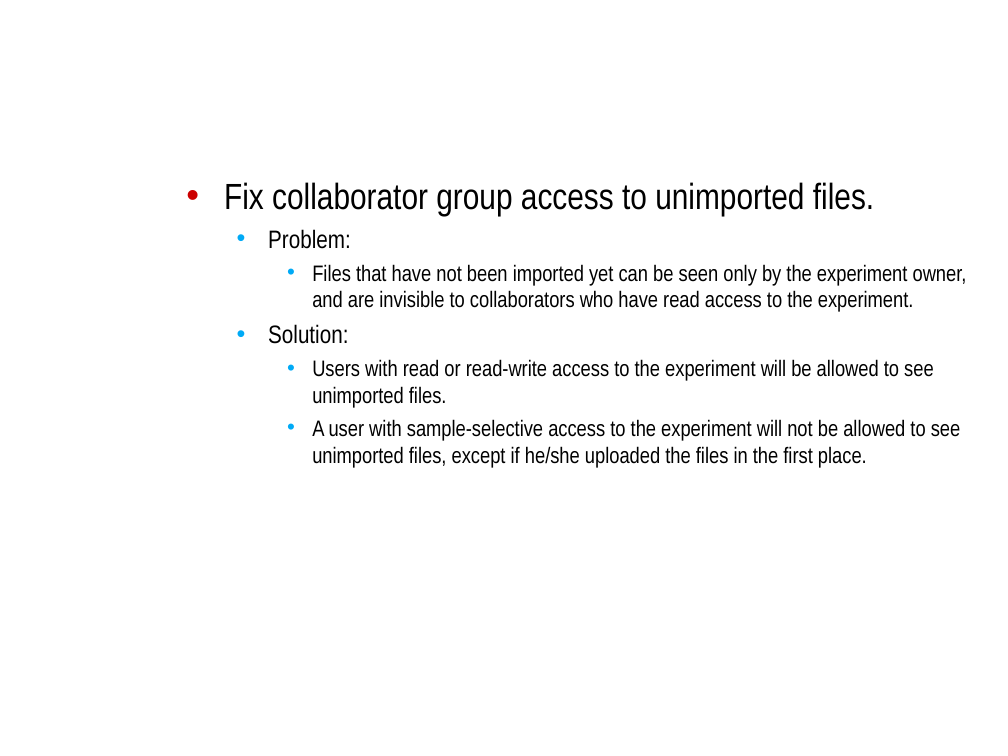
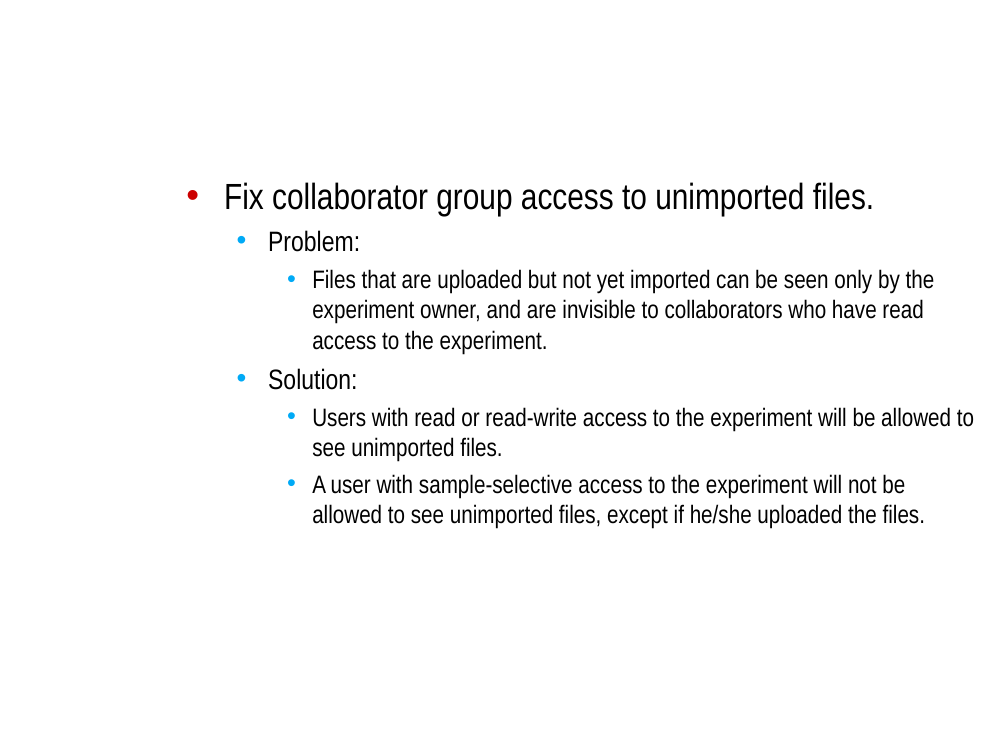
Before and after one commit to NCIP/caarray-docs, a slide deck: slide 5 of project_management/open_meetings/caArray User Community Meeting 2009.06.03.ppt. Drawn at 1008x756 pixels with LibreOffice and Linux fonts; fonts in the diff are those of the drawing; background and template pictures are left out. Boxes give left, top, right and bottom in pixels: in the first picture for what was removed or moved away, otherwise in the second. Text is boxed around its words. In the diff, an @@ line names an element or a change of style, - is before the commit and + after.

```diff
--- a/project_management/open_meetings/caArray User Community Meeting 2009.06.03.ppt
+++ b/project_management/open_meetings/caArray User Community Meeting 2009.06.03.ppt
@@ text at [268, 230, 974, 462]: size 18 to 20 pt in "Problem:", "Solution:"; size 16 to 18 pt in "Users with read or read-write access to ..." @@
@@ text at [312, 269, 935, 355]: text changed; size 16 to 18 pt @@
-    • Files that have not been imported yet can be seen only by the experiment owner, and are invisible to collaborators who have read access to the experiment.
+    • Files that are uploaded but not yet imported can be seen only by the experiment owner, and are invisible to collaborators who have read access to the experiment.
@@ text at [312, 474, 925, 529]: text changed; size 16 to 18 pt @@
-    • A user with sample-selective access to the experiment will not be allowed to see unimported files, except if he/she uploaded the files in the first place.
+    • A user with sample-selective access to the experiment will not be allowed to see unimported files, except if he/she uploaded the files.
```
Also in this commit, not shown: 9 other slides changed.
